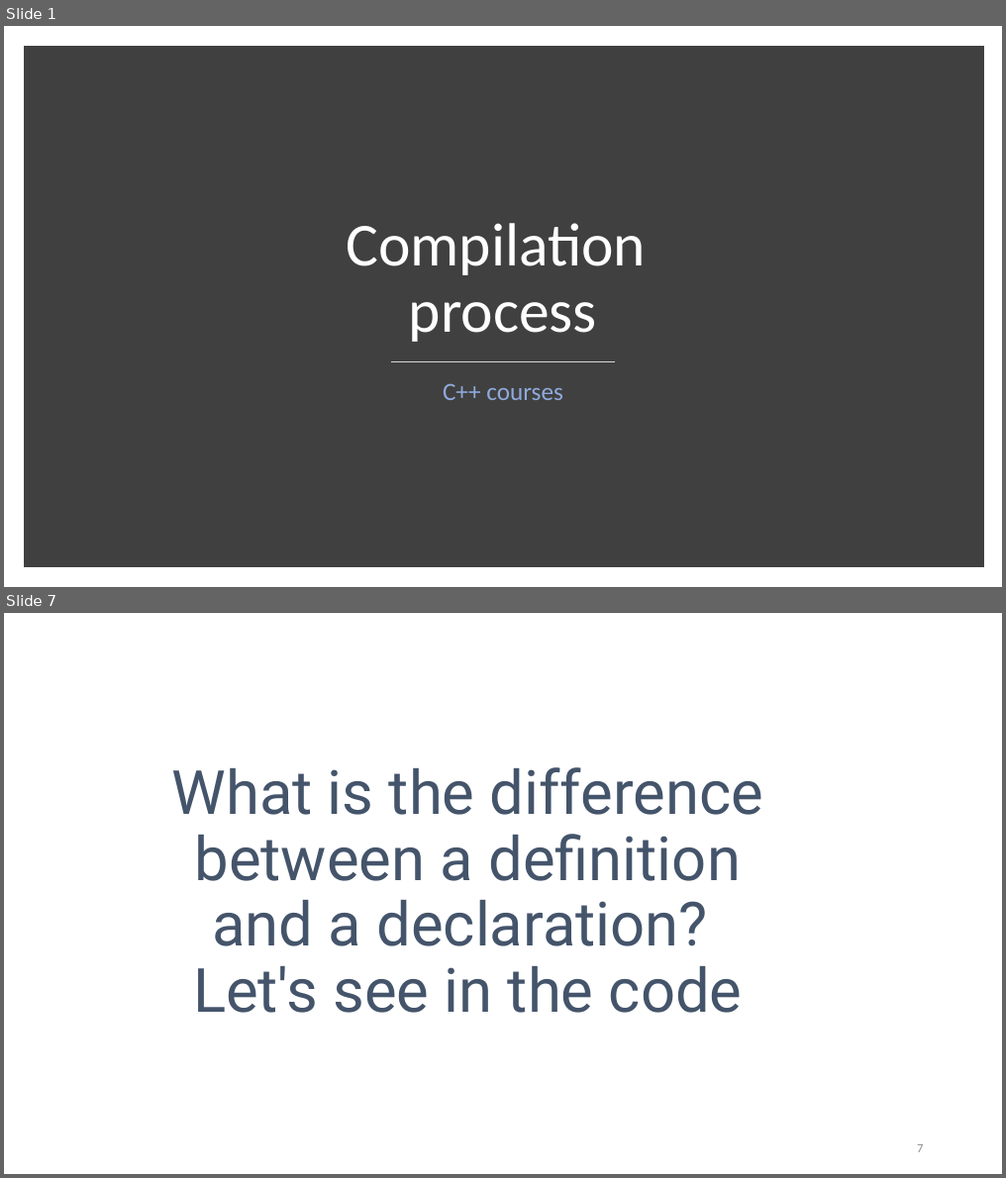
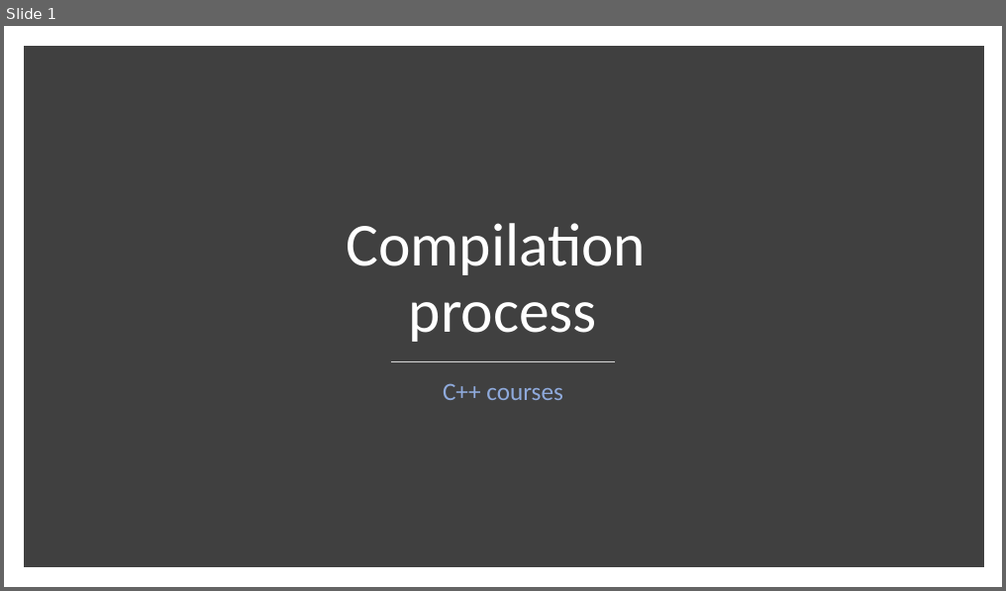
Before and after one commit to rarutyun/cpp-courses, a slide deck: 00_сompilation_process/00_сompilation_process.pptx. Shown one above the other, each under a label of ours: slides 1 and 7 before the commit, slide 1 after it; the slides between them are not shown. The pictures are 1006x1178 and 1006x591 pixels, drawn with LibreOffice and Linux fonts; fonts in the diff are those of the drawing. Boxes give left, top, right and bottom in pixels: in the first picture for what was removed or moved away, otherwise in the second. Text is boxed around its words. In the diff, an @@ line names an element or a change of style, - is before the commit and + after.

```diff
--- a/00_сompilation_process/00_сompilation_process.pptx
+++ b/00_сompilation_process/00_сompilation_process.pptx
@@ slide 7 removed at box(4, 613, 1002, 1174), background #FFFFFF @@
@@ title removed at box(172, 767, 763, 1013) @@
-What is the difference between a definition and a declaration?
-Let's see in the code
@@ page number removed at box(917, 1145, 923, 1153) @@
-7
```
Also in this commit, not shown: 5 slides changed, 2 other slides removed, 4 other files.
